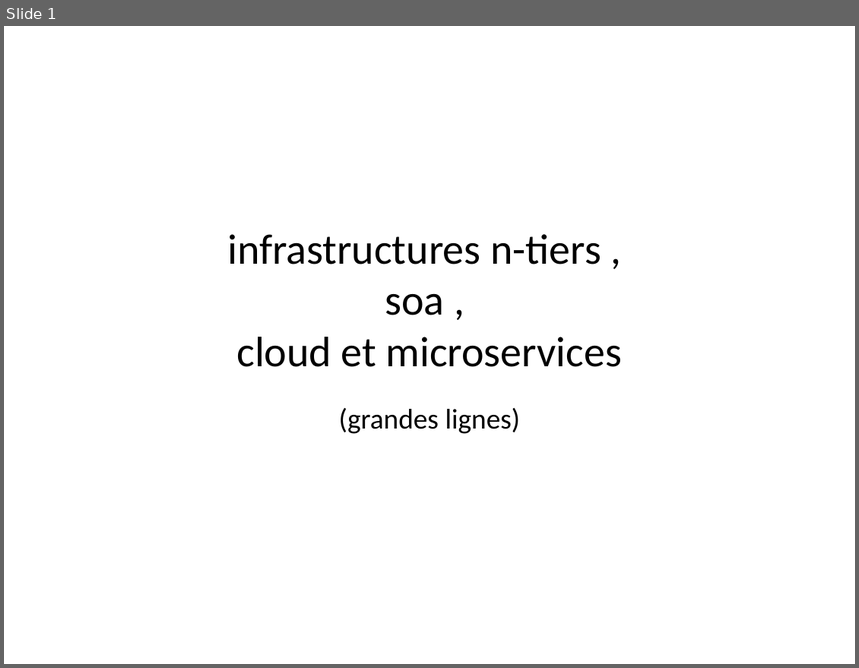
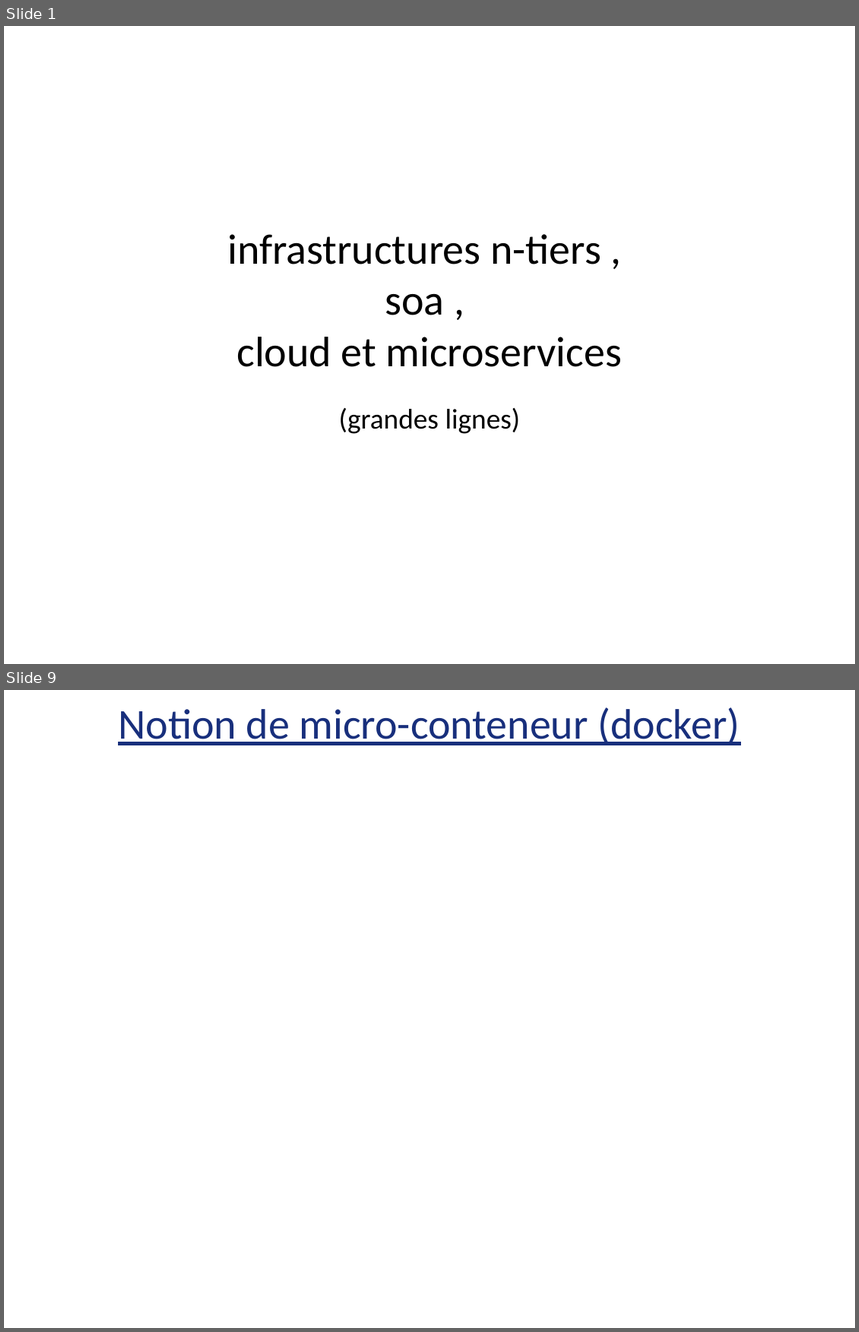
Before and after one commit to didier-tp/afc2021, a slide deck: docs/infrastructures_cloud_et_microservices.pptx. Shown one above the other, each under a label of ours: slide 1 before the commit, slides 1 and 9 after it; the slides between them are not shown. The pictures are 859x668 and 859x1332 pixels, drawn with LibreOffice and Linux fonts; fonts in the diff are those of the drawing. Boxes give left, top, right and bottom in pixels: in the first picture for what was removed or moved away, otherwise in the second. Text is boxed around its words. In the diff, an @@ line names an element or a change of style, - is before the commit and + after.

```diff
--- a/docs/infrastructures_cloud_et_microservices.pptx
+++ b/docs/infrastructures_cloud_et_microservices.pptx
@@ slide 9 added at [4,690,855,1328], background #FFFFFF @@
@@ text added at [118,707,740,745], 36 pt, text #182F7C, underline @@
+Notion de micro-conteneur (docker)
```
Also in this commit, not shown: 9 other slides added, 10 other files.
